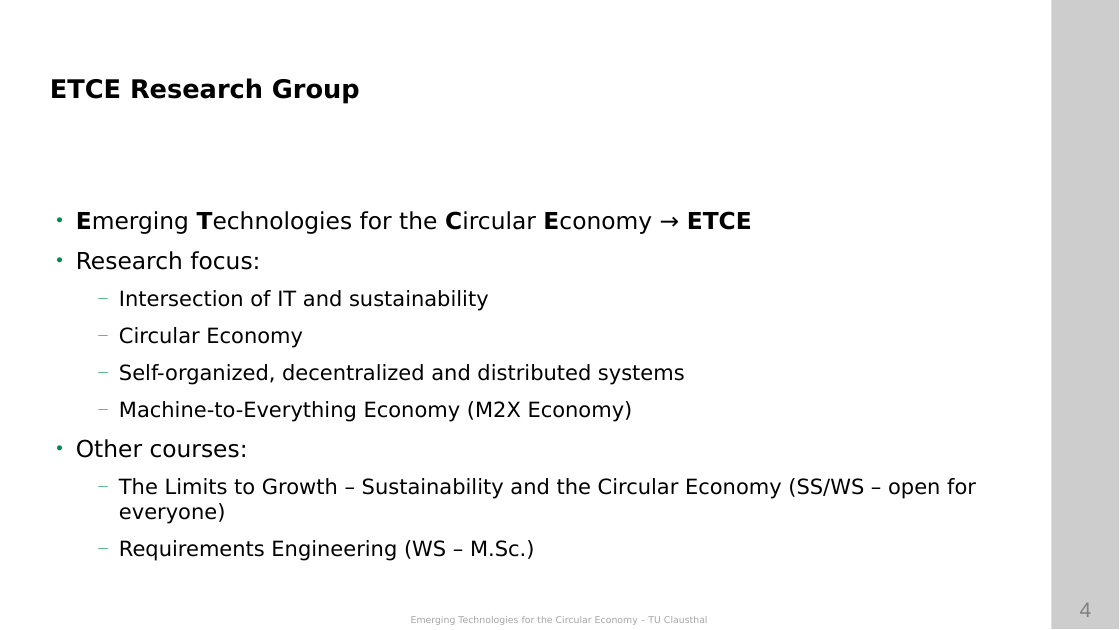
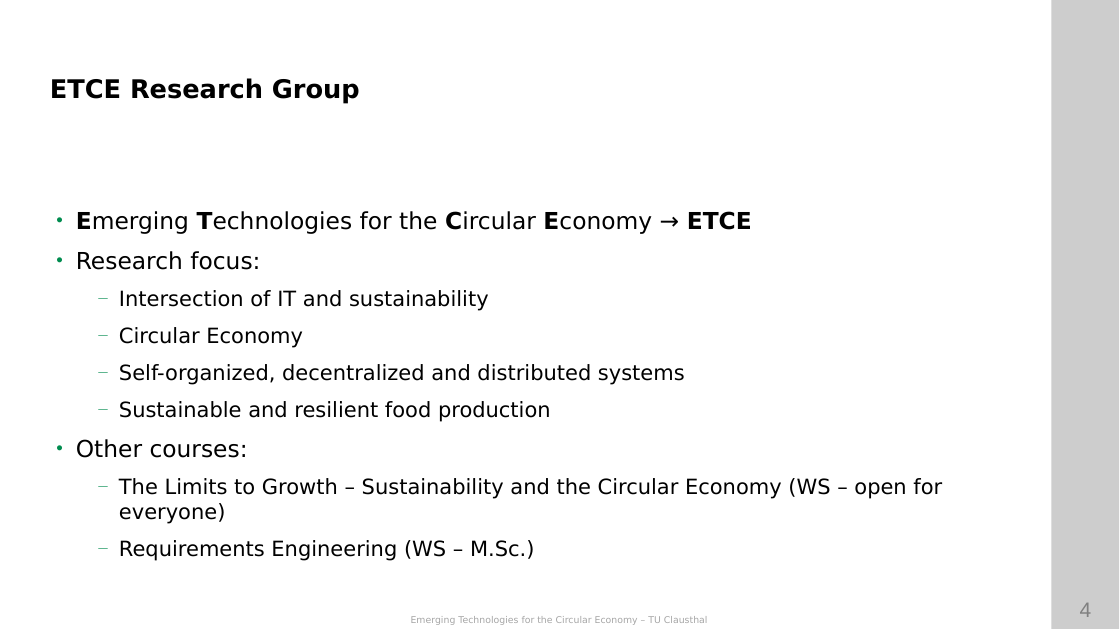
Before and after one commit to ETCE-LAB/teaching-material, a slide deck: slide 4 of Emerging-Technologies-for-the-Circular-Economy/ETCE-L00-Organization.pptx. Drawn at 1120x630 pixels with LibreOffice and Linux fonts; fonts in the diff are those of the drawing; background and template pictures are left out. Boxes give left, top, right and bottom in pixels: in the first picture for what was removed or moved away, otherwise in the second. Text is boxed around its words. In the diff, an @@ line names an element or a change of style, - is before the commit and + after.

```diff
--- a/Emerging-Technologies-for-the-Circular-Economy/ETCE-L00-Organization.pptx
+++ b/Emerging-Technologies-for-the-Circular-Economy/ETCE-L00-Organization.pptx
@@ text at (119,401,551,422): text changed @@
-  — Machine-to-Everything Economy (M2X Economy)
+  — Sustainable and resilient food production
@@ text at (119,478,942,524): text changed @@
-  — The Limits to Growth – Sustainability and the Circular Economy (SS/WS – open for everyone)
+  — The Limits to Growth – Sustainability and the Circular Economy (WS – open for everyone)
```
Also in this commit, not shown: 10 other slides changed, 2 slides added, 8 slides removed, 1 other file.
